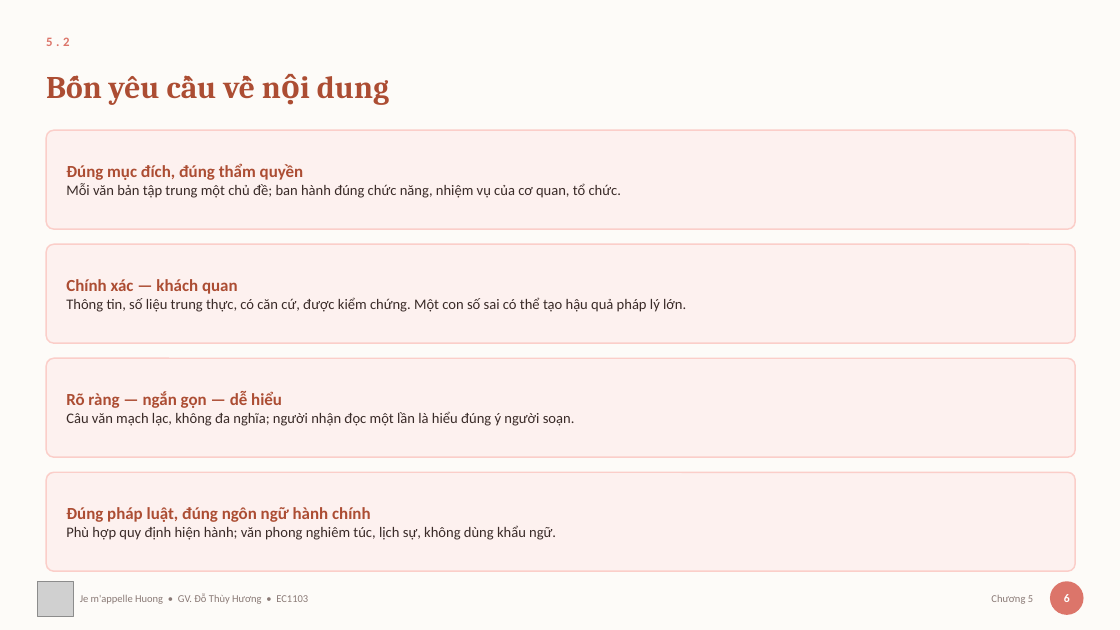
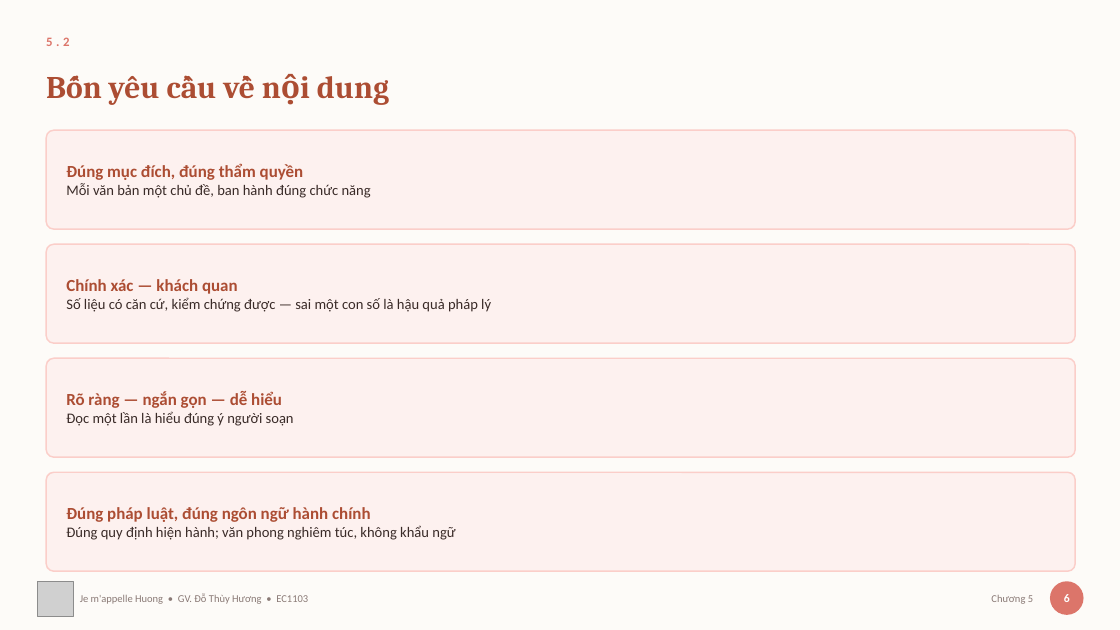
Before and after one commit to thuyhuongctu/ComDraft, a slide deck: slide 7 of slides/05-soan-thao-van-ban.pptx. Drawn at 1120x630 pixels with LibreOffice and Linux fonts; fonts in the diff are those of the drawing; grey boxes stand for pictures. Boxes give left, top, right and bottom in pixels: in the first picture for what was removed or moved away, otherwise in the second. Text is boxed around its words. In the diff, an @@ line names an element or a change of style, - is before the commit and + after.

```diff
--- a/slides/05-soan-thao-van-ban.pptx
+++ b/slides/05-soan-thao-van-ban.pptx
@@ text at box(66, 183, 371, 198): text changed @@
-Mỗi văn bản tập trung một chủ đề; ban hành đúng chức năng, nhiệm vụ của cơ quan, tổ chức.
+Mỗi văn bản một chủ đề, ban hành đúng chức năng
@@ text at box(66, 297, 491, 312): text changed @@
-Thông tin, số liệu trung thực, có căn cứ, được kiểm chứng. Một con số sai có thể tạo hậu quả pháp lý lớn.
+Số liệu có căn cứ, kiểm chứng được — sai một con số là hậu quả pháp lý
@@ text at box(66, 411, 294, 426): text changed @@
-Câu văn mạch lạc, không đa nghĩa; người nhận đọc một lần là hiểu đúng ý người soạn.
+Đọc một lần là hiểu đúng ý người soạn
@@ text at box(66, 525, 455, 540): text changed @@
-Phù hợp quy định hiện hành; văn phong nghiêm túc, lịch sự, không dùng khẩu ngữ.
+Đúng quy định hiện hành; văn phong nghiêm túc, không khẩu ngữ
```
Also in this commit, not shown: 6 other slides changed, 30 other files.
